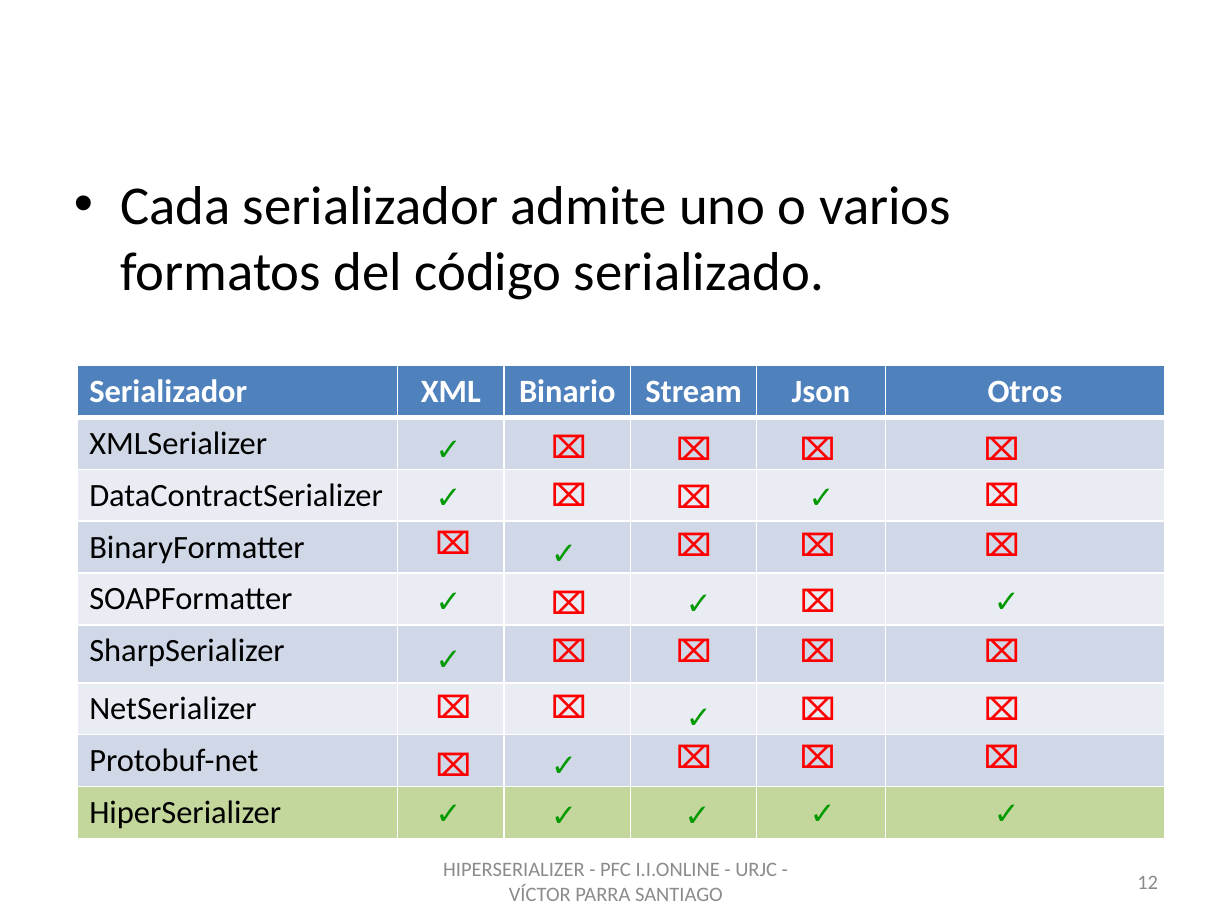
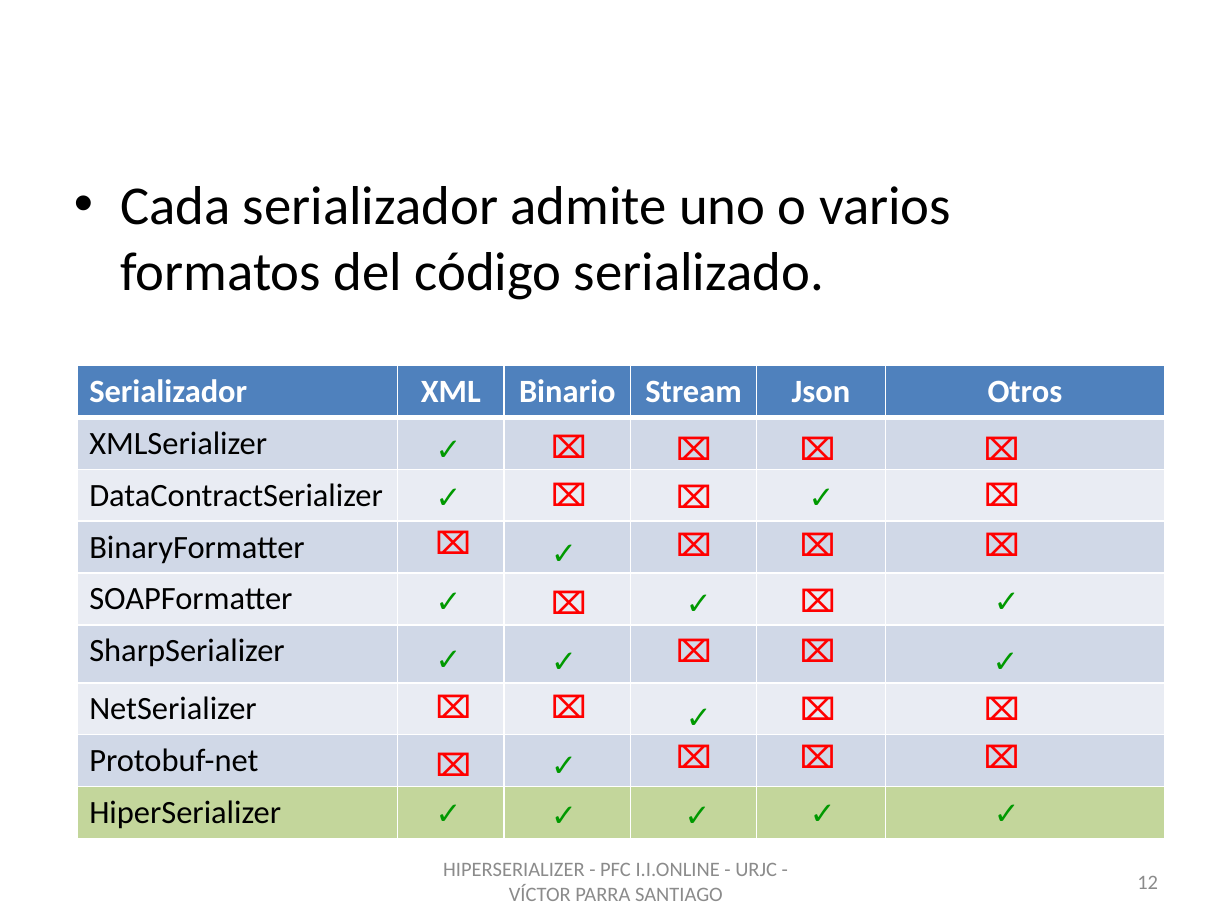
Before and after one commit to vitiparra/ProyectoFinDeCarrera, a slide deck: slide 12 of Memoria/HiperSerializer.pptx. Drawn at 1232x924 pixels with LibreOffice and Linux fonts; fonts in the diff are those of the drawing; background and template pictures are left out. Boxes give left, top, right and bottom in pixels: in the first picture for what was removed or moved away, otherwise in the second. Text is boxed around its words. In the diff, an @@ line names an element or a change of style, - is before the commit and + after.

```diff
--- a/Memoria/HiperSerializer.pptx
+++ b/Memoria/HiperSerializer.pptx
@@ text at [538,636,588,685]: text changed; text colour #FF0000 to #009900 @@
-⌧
+✓
@@ text at [981,636,1030,685]: text changed; text colour #FF0000 to #009900 @@
-⌧
+✓
```
Also in this commit, not shown: 1 other slide changed, 2 other files.
